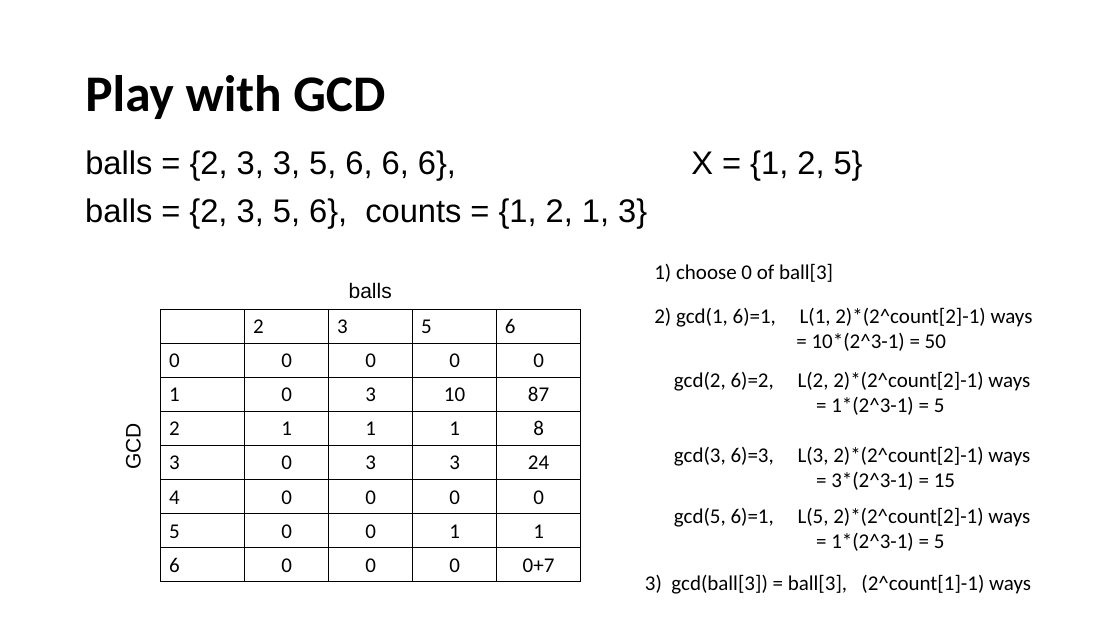
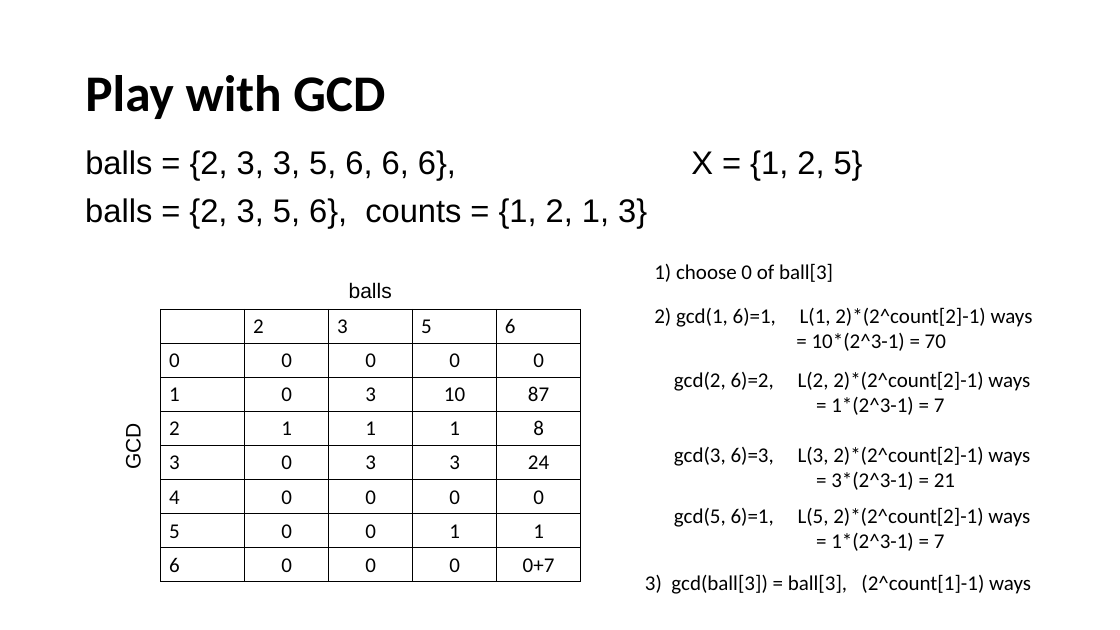
Before and after one commit to cantonios/IEEEXtremePractice, a slide deck: slide 49 of IEEEXtreme Practice.pptx. Drawn at 1120x630 pixels with LibreOffice and Linux fonts; fonts in the diff are those of the drawing. Boxes give left, top, right and bottom in pixels: in the first picture for what was removed or moved away, otherwise in the second. Text is boxed around its words. In the diff, an @@ line names an element or a change of style, - is before the commit and + after.

```diff
--- a/IEEEXtreme Practice.pptx
+++ b/IEEEXtreme Practice.pptx
@@ text at (x1=654, y1=307, x2=1033, y2=351): text changed @@
-  2) gcd(1, 6)=1, L(1, 2)*(2^count[2]-1) ways
-  = 10*(2^3-1) = 50
+  2) gcd(1, 6)=1, L(1, 2)*(2^count[2]-1) ways
+  = 10*(2^3-1) = 70
@@ text at (x1=674, y1=371, x2=1030, y2=415): text changed @@
-  gcd(2, 6)=2, L(2, 2)*(2^count[2]-1) ways
-  = 1*(2^3-1) = 5
+  gcd(2, 6)=2, L(2, 2)*(2^count[2]-1) ways
+  = 1*(2^3-1) = 7
@@ text at (x1=674, y1=446, x2=1030, y2=490): text changed @@
-  gcd(3, 6)=3, L(3, 2)*(2^count[2]-1) ways
-  = 3*(2^3-1) = 15
+  gcd(3, 6)=3, L(3, 2)*(2^count[2]-1) ways
+  = 3*(2^3-1) = 21
@@ text at (x1=674, y1=507, x2=1030, y2=551): text changed @@
-  gcd(5, 6)=1, L(5, 2)*(2^count[2]-1) ways
-  = 1*(2^3-1) = 5
+  gcd(5, 6)=1, L(5, 2)*(2^count[2]-1) ways
+  = 1*(2^3-1) = 7
```
Also in this commit, not shown: 1 other slide changed.
